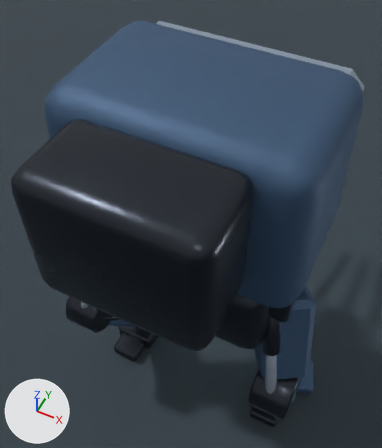
Before and after pictures for a commit that changed the Blender file content/source-art/arclancewalker-rigged.blend.
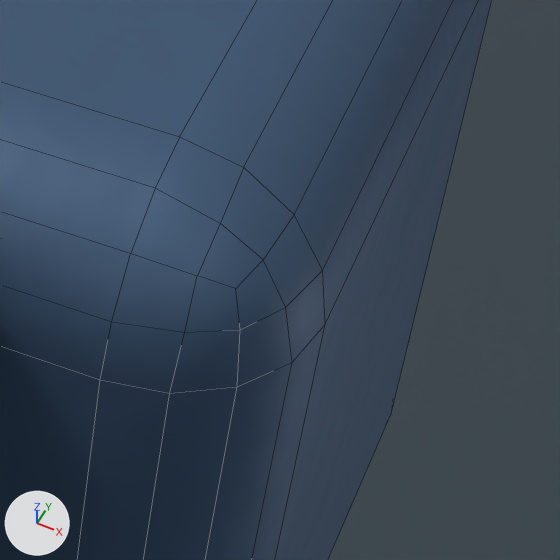
The first picture shows the older version from a 50 mm lens placed at (0.71, -1.52, 3.44), pointed at (-0.19, 0.28, 1.2). The close-ups show the older and then the newer version on the part from 67% to 98% of the width and 27% to 53% of the height of that picture. Only the edits that show in the close-ups are written down. Arrows for +X, +Y and +Z are at lower left; the lights stay in place. The close-ups show mesh edges as thin lines.

Objects in the first close-up: 'ArcLanceWalkerArmor_Torso', 'PreviewFloor'.
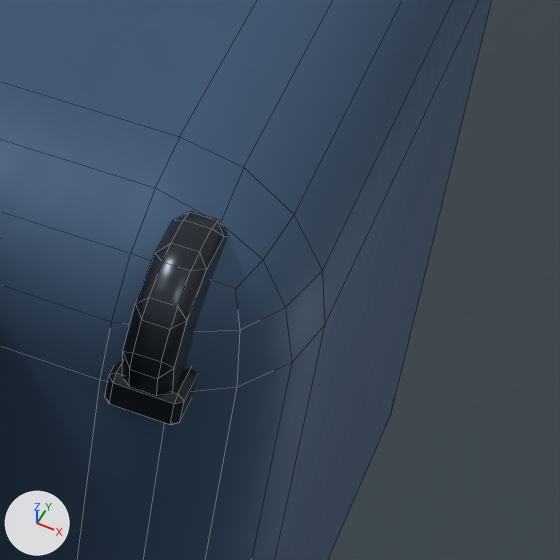
Diff of the bpy script that builds the scene:
```diff
--- a/content/source-art/arclancewalker-rigged.blend.py
+++ b/content/source-art/arclancewalker-rigged.blend.py
@@ me_cube_026 @@
+me_cube_026.from_pydata(...)  # 24 vertices, 26 faces; spans x -0.0262..0.0262, y -0.052..0.052, z -0.015..0.015
+me_cube_026.materials.append(mat_arclancewalker_gunmetal)
@@ me_cylinder_030 @@
+me_cylinder_030.from_pydata(...)  # 60 vertices, 62 faces; spans x -0.0175..0.0175, y -0.0625..0.0625, z -0.0618..0.0618
+me_cylinder_030.materials.append(mat_arclancewalker_gunmetal)
@@ ob_arclancewalkerarmor_lugweldpad_4 @@
+ob_arclancewalkerarmor_lugweldpad_4 = bpy.data.objects.new('ArcLanceWalkerArmor_LugWeldPad_4', me_cube_026)
+ob_arclancewalkerarmor_lugweldpad_4.location = (0.46, -0.3, 2.235)
@@ ob_arclancewalkerarmor_liftinglug_4 @@
+ob_arclancewalkerarmor_liftinglug_4 = bpy.data.objects.new('ArcLanceWalkerArmor_LiftingLug_4', me_cylinder_030)
+ob_arclancewalkerarmor_liftinglug_4.location = (0.46, -0.3, 2.28)
```

Location of each change, [x1, y1, x2, y2] in pixels of the close-ups (560 x 560 px):
'ArcLanceWalkerArmor_LiftingLug_4', added: after [122, 211, 229, 397]
'ArcLanceWalkerArmor_LugWeldPad_4', added: after [105, 361, 198, 425]
